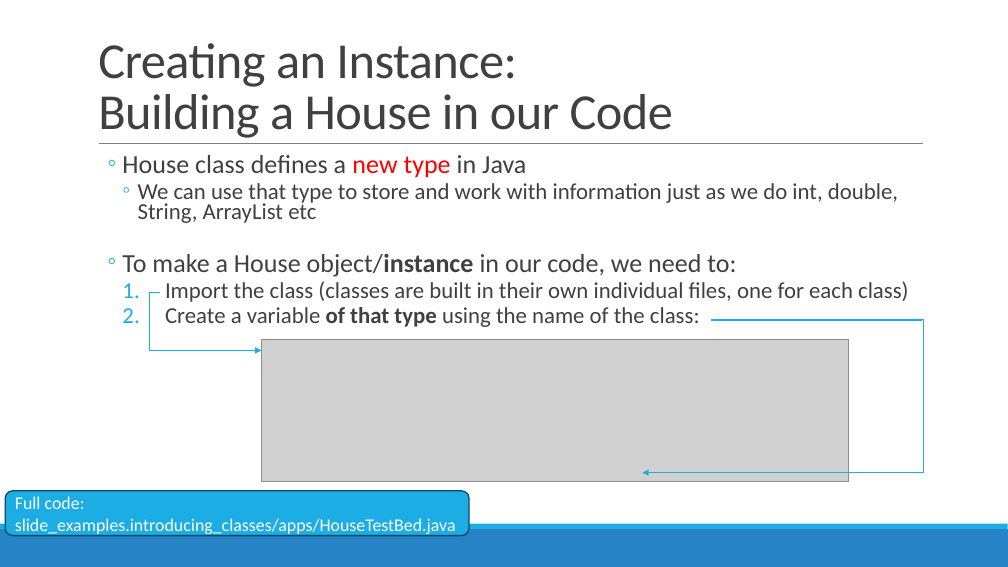
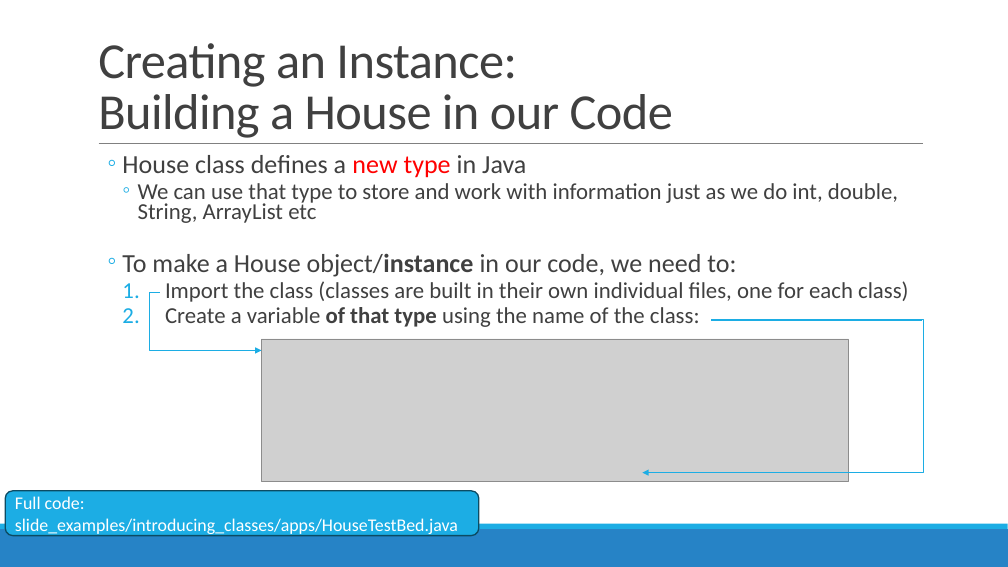
Before and after one commit to mgraham-dkit/OOP_Java_course_materials_2026-27, a slide deck: slide 15 of Notes/01) Introducing Classes.pptx. Drawn at 1008x567 pixels with LibreOffice and Linux fonts; fonts in the diff are those of the drawing; grey boxes stand for pictures. Boxes give left, top, right and bottom in pixels: in the first picture for what was removed or moved away, otherwise in the second. Text is boxed around its words. In the diff, an @@ line names an element or a change of style, - is before the commit and + after.

```diff
--- a/Notes/01) Introducing Classes.pptx
+++ b/Notes/01) Introducing Classes.pptx
@@ rounded rectangle "Full code: slide_examples/introducing_classes/apps/HouseTest ...": place and size @@
-rounded rectangle "Full code: slide_examples/introducing_classes/apps/HouseTest ..." at <box>5,491,470,535</box>
+rounded rectangle "Full code: slide_examples/introducing_classes/apps/HouseTest ..." at <box>5,491,479,535</box>
@@ text in rounded rectangle at <box>15,496,458,536</box>: text changed @@
-Full code: slide_examples.introducing_classes/apps/HouseTestBed.java
+Full code: slide_examples/introducing_classes/apps/HouseTestBed.java
```
Also in this commit, not shown: 5 other slides changed, 2 slides added, 3 other files.
